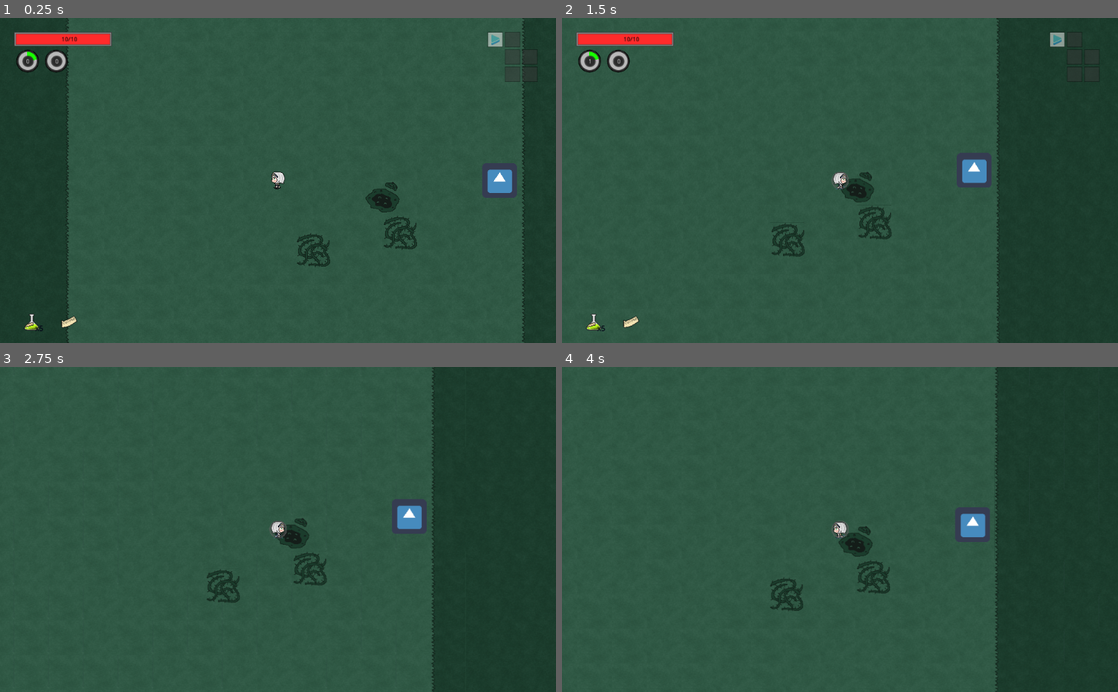
Above: before the commit, frames 1-4 (two rows, left to right).
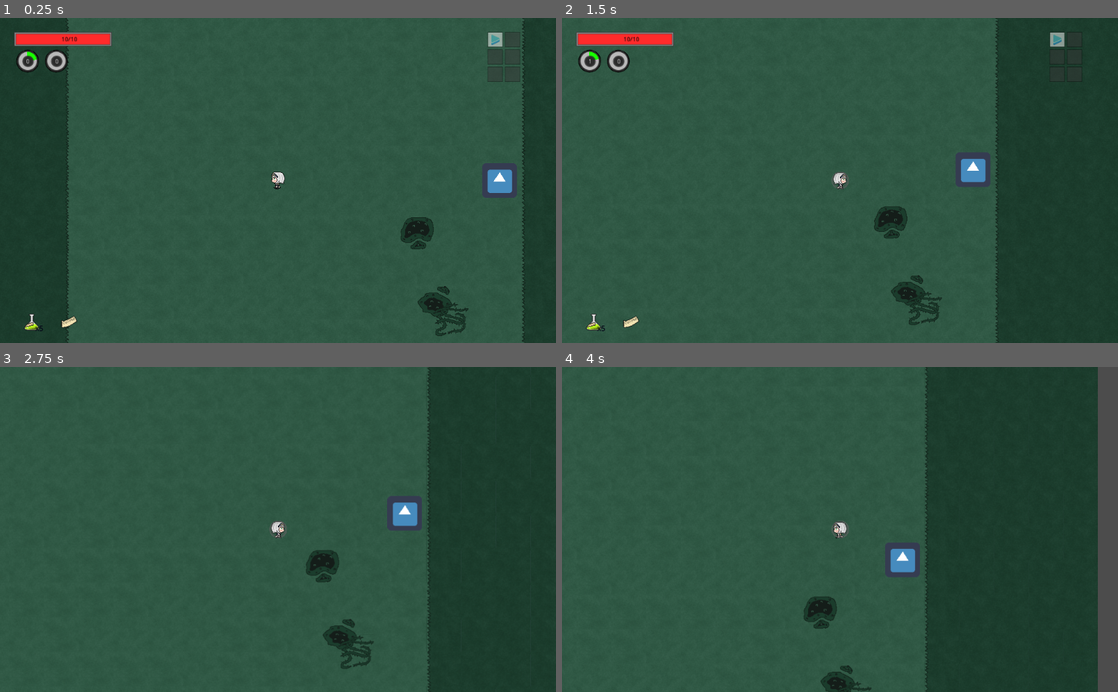
Above: after the commit, the same moments.

Repository: inazumaron/holo_world
Game: Godot game, scene res://levels/level_handler.tscn
Two runs of this game, one before a commit and one after it. Both use one fixed random seed, a clock stepped at 60 frames per second and the inputs below. This scene is started directly instead of the project's main scene. The engine's default icon, where the game draws it, is replaced by a stand-in: a white triangle on a blue panel in a dark square.
Inputs (mouse positions are in pixels of both pictures, inside the frame that each line leads up to):
- Up to frame 1 (0.25 s): no input
- Up to frame 2 (1.5 s): tap Enter (ui_accept) at 0.5, 0.77 s; move the mouse to (962, 164) at 0.52 s; press the mouse at (962, 164) at 0.53 s; hold Right (ui_right) 0.53-1.28 s; move the mouse to (728, 196) at 1.27 s; release the mouse at (728, 196) at 1.28 s; hold Down (ui_down) from 1.28 s (still down); right-click (728, 196) at 1.35 s
- Up to frame 3 (2.75 s): tap Enter (ui_accept) at 1.52 s; move the mouse to (333, 458) at 2.02 s; release Down (ui_down) at 2.03 s; press the mouse at (333, 458) at 2.03 s; hold Right (ui_right) from 2.03 s (still down)
- Up to frame 4 (4 s): move the mouse to (812, 594) at 2.77 s; release Right (ui_right) at 2.78 s; release the mouse at (812, 594) at 2.78 s; hold Up (ui_up) 2.78-3.53 s; right-click (812, 594) at 2.85 s; tap Enter (ui_accept) at 3.02, 3.77 s; move the mouse to (1006, 578) at 3.52 s; press the mouse at (1006, 578) at 3.53 s; hold Left (ui_left) from 3.53 s (still down)

The runs differ from the first frame. In frame 1, 1.8% of the frame differs, in the area x 11-97%, y 0-100%; in frame 2, 2.0%; in frame 3, 2.8%; in frame 4, 17%, in the area x 37-100%, y 0-100%.

Commit message:
bug fixes and synchronizing rng

Diff:
--- a/levels/level_handler.gd
+++ b/levels/level_handler.gd
@@ -59,12 +59,13 @@
 var levelUp_UI = null
 
 func _ready():
+	seed(GameHandler.get_rng())
+
 	char_base = GameHandler.get_char_path(GameHandler.main_char)
 	if GameHandler.co_1_active:
 		char2_base = GameHandler.get_char_path(GameHandler.co_char_1)
 	if GameHandler.co_2_active:
 		char3_base = GameHandler.get_char_path(GameHandler.co_char_2)
-	seed(3)
 	set_process(false)
 	if level_seed == 0:
 		level_seed = randi()
--- a/levels/room_graveyard.gd
+++ b/levels/room_graveyard.gd
@@ -19,7 +19,7 @@
 		"onEntry":true, "damage":1
 	}},
 	{"name":"gy_swamp_", "level":1, "cost":1, "vars":2, "data":{
-		"onEntry":true, "continious":true, "effects":{"name":"swampSlow", "buffs":{"slow":[0.5, 1, 1, "bg"]}}
+		"onEntry":true, "continious":true, "effects":{"swampSlow":{"slow":[0.5, 1, 1, "bg"]}}
 	}}
 ]
 const obs_base = preload("res://levels/obstacle_small.tscn")
--- a/obj/buff_handler.gd
+++ b/obj/buff_handler.gd
@@ -112,6 +112,8 @@
 						enemy_nodes[source]["buffs"].erase(i["source_buff"])
 						enemy_nodes[source]["node"].buffs = enemy_nodes[source]["buffs"]
 					realtime_buffs.erase(i)
+		else:
+			realtime_buffs.erase(i)
 
 func temp_buff_handler(delta):
 	for i in temp_buffs:
@@ -154,22 +156,11 @@
 func damage_handler(damage, effects, buffs, source):
 	if !effects.empty():
 		#Effect format
-		if typeof(effects) == TYPE_DICTIONARY:
-			#delete this part when everything is resolved, also in add_buffs
-			var temp_effects = {}
-			if "name" in effects:
-				temp_effects[effects["name"]] = effects["buffs"]
-			else:
-				temp_effects = effects
-			update_buffs(temp_effects, source)
-		else:
+		if effects.size() == 1:
+			update_buffs(effects, source)
+		elif effects.size() > 1:
 			for effect in effects:
-				var temp_effects = {}
-				if "name" in effect:
-					temp_effects[effects["name"]] = effects["buffs"]
-				else:
-					temp_effects = effect
-				update_buffs(temp_effects, source)
+				update_buffs(effects[effect], source)
 	var dam = damage
 	dam = damage - source.DEF
 
@@ -211,9 +202,9 @@
 
 func update_buffs(effects, source):
 	if is_player(source):
+		print("update buff effects", effects)
 		var i = get_p_index(source)
 		var key = effects.keys()
-		print("bh keys ",key)
 		char_nodes[i]['buffs'][key[0]] = effects[key[0]]
 		var x = char_nodes[i]['node']
 		x.update_buffs(char_nodes[i]['buffs'])
@@ -234,7 +225,7 @@
 	var temp = find_buff(effects, "knockback")
 	if temp.size() > 0:
 		for i in temp:
-			var temp2 = {"node":source, "type":"knockback", "details":effects[i]["knockback"], "source_buff":effects["name"]}
+			var temp2 = {"node":source, "type":"knockback", "details":effects[i]["knockback"], "source_buff":i}
 			realtime_buffs.append(temp2)
 
 	#================================================================================================
@@ -388,8 +379,10 @@
 		if i["node"].CODE == GameHandler.get_active_char():
 			var temp = {}
 			if "name" in buff:
+				print("add buff apply")
 				temp[buff["name"]] = buff["buffs"]
 			else:
+				print("add buff skip")
 				temp = buff
 			update_buffs(temp, i["node"])
 
@@ -455,7 +448,6 @@
 
 func get_weapon_buff(buffs):
 	var weapon_effects = {}
-	print(buffs)
 	for i in buffs:
 		var temp_effects = {}
 		for j in buffs[i]:
@@ -463,8 +455,7 @@
 			if res.size() > 0:
 				temp_effects[res[0]] = res[1]
 		if temp_effects.size() > 0:
-			weapon_effects["name"] = i
-			weapon_effects["buffs"] = temp_effects
+			weapon_effects[i] = temp_effects
 	return weapon_effects
 
 func buff2effect(buff, effects):	#converts buffs to effects, for weapon related buffs
--- a/obj/data.gd
+++ b/obj/data.gd
@@ -11,7 +11,7 @@
 
 const c_130_ST = [
 	{"name": "Burning passion", "desc":"attacks has chance to burn enemy", "level":1, "req":[], "alt":[],
-		"effects":{"burnChance": [-1, 1, 3, 0.9, 0, "perm"]}},
+		"effects":{"burnChance": [-1, 1, 3, 0.99, 0, "perm"]}},
 	{"name": "Pinpoint accuracy", "desc":"increse crit chance", "level":1, "req":[], "alt":[], "effects":[]},
 	{"name": "Arsonist", "desc":"skill now runs on duration", "level":1, "req":["c130_flameArrow"], "alt":[], "effects":[]},
 	{"name": "Explosion", "desc":"burn effect now has chance to explode", "level":1, "req":["Burning passion"], "alt":[], "effects":[]},
--- a/obj/game_handler.gd
+++ b/obj/game_handler.gd
@@ -5,10 +5,6 @@
 	"130": preload("res://player/130_Flare.tscn"),
 	"132": preload("res://player/132_Noel.tscn"),
 	"133": preload("res://player/133_Pekora.tscn")
-}
-
-const skill_textures = {
-
 }
 
 #Character related data
@@ -50,7 +46,17 @@
 var level_val = ""
 
 func _ready():
+	generate_seed("wah")
 	load_skill_icons()
+
+func generate_seed(rng):
+	if typeof(rng) == TYPE_INT:
+		seed(rng)
+	if typeof(rng) == TYPE_STRING:
+		seed(rng.hash())
+
+func get_rng():
+	return randi()
 
 func change_handler(x,y):
 	x.queue_free()
@@ -67,7 +73,6 @@
 #============================================  route handling
 func generate_worlds(base):
 	if len(worlds) == 0:
-		randomize()
 		for j in range(0,MAX_LEVELS):
 			var temp = []
 			for i in range(0,MAX_LEVELS):
--- a/obj/item_handler.gd
+++ b/obj/item_handler.gd
@@ -196,10 +196,10 @@
 
 func e_buff(x):
 	if x:
-		var temp_buff = {"name": item2["name"], "buffs": item2["effect_details"].duplicate()}
+		var temp_buff = {item2["name"] : item2["effect_details"].duplicate()}
 		BuffHandler.add_buff(temp_buff)
 	else:
-		var temp_buff = {"name": item1["name"], "buffs": item1["effect_details"].duplicate()}
+		var temp_buff = {item1["name"]: item1["effect_details"].duplicate()}
 		BuffHandler.add_buff(temp_buff)
 
 func e_recruit(x):
--- a/obj/level_hazards.gd
+++ b/obj/level_hazards.gd
@@ -5,7 +5,7 @@
 var ACTIVE = true
 
 var shape = "circle"
-var effects = []
+var effects = {}
 var damage = 0
 var continious = false	#apply effect every sec
 var onEntry = false		#apply effect on entry
--- a/obj/z_misc details.gd
+++ b/obj/z_misc details.gd
@@ -85,6 +85,8 @@
 #randomize obstacles
 
 #Current bugs
-#	in the middle of transitioning buff format, checking if "for party" results in infinite loop
+#	Last thing done, setting seed rng inheritance, level_handler still wip
+#	Enemy tracking does not shift to active characters
+#	Hazards position and forms gets reset when re entering room
 #	Level up buffs will be given to ACTIVE character. So for future implementation for shared xp, deal with this one first
 #		Affected scripts are: Game handler and level handler
--- a/player/130_Flare.gd
+++ b/player/130_Flare.gd
@@ -272,6 +272,5 @@
 	minimap.visible = x
 
 func update_buffs(x):
-	print(x)
 	buffs = x
 	weapon.buffs = x
--- a/player/132_Noel.gd
+++ b/player/132_Noel.gd
@@ -271,6 +271,5 @@
 	minimap.visible = x
 
 func update_buffs(x):
-	print(x)
 	buffs = x
 	weapon.buffs = x
--- a/weapons/m_noel_mace.gd
+++ b/weapons/m_noel_mace.gd
@@ -57,5 +57,5 @@
 		buffs = BuffHandler.get_weapon_buff(buffs)
 		var damage = (DAMAGE + offsets["ATTACK_DAMAGE"]) * multipliers["ATTACK_DAMAGE"]
 		self.connect("EntityHit",body,"take_damage")
-		emit_signal("EntityHit",damage, {"name":"noel mace", "buffs":EFFECTS})
+		emit_signal("EntityHit",damage, EFFECTS)
 		self.disconnect("EntityHit",body,"take_damage")
--- a/weapons/r_flare_bow.gd
+++ b/weapons/r_flare_bow.gd
@@ -31,7 +31,6 @@
 		shoot()
 
 func shoot():
-	print("bow buff",buffs)
 	var projectile_inst = proj_base.instance()
 	projectile_inst.position = $Bow_tip.get_global_position()
 	projectile_inst.rotation = rotation
@@ -39,6 +38,7 @@
 	projectile_inst.play("Flare_arrow")
 	projectile_inst.group = "player"
 	projectile_inst.effects = BuffHandler.get_weapon_buff(buffs)
+	print("projectile effects ",projectile_inst.effects)
 	projectile_inst.damage = (damage + offsets["ATTACK_DAMAGE"]) * multipliers["ATTACK_DAMAGE"]
 	get_tree().get_root().add_child(projectile_inst)
 
